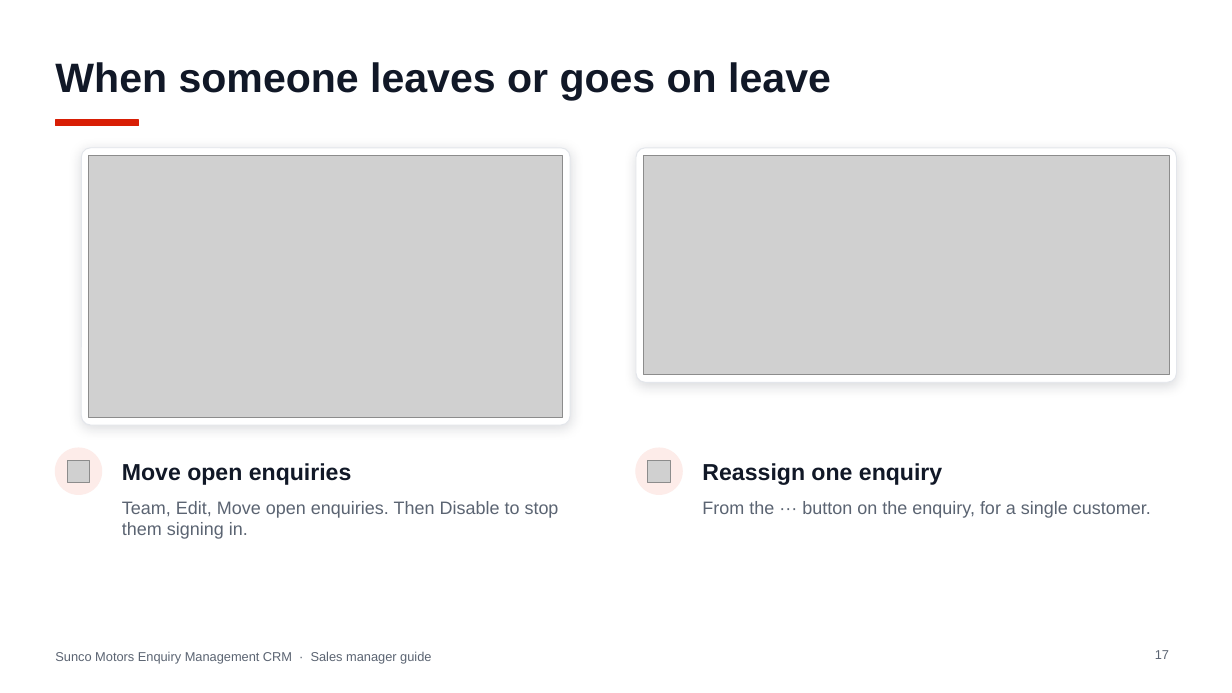
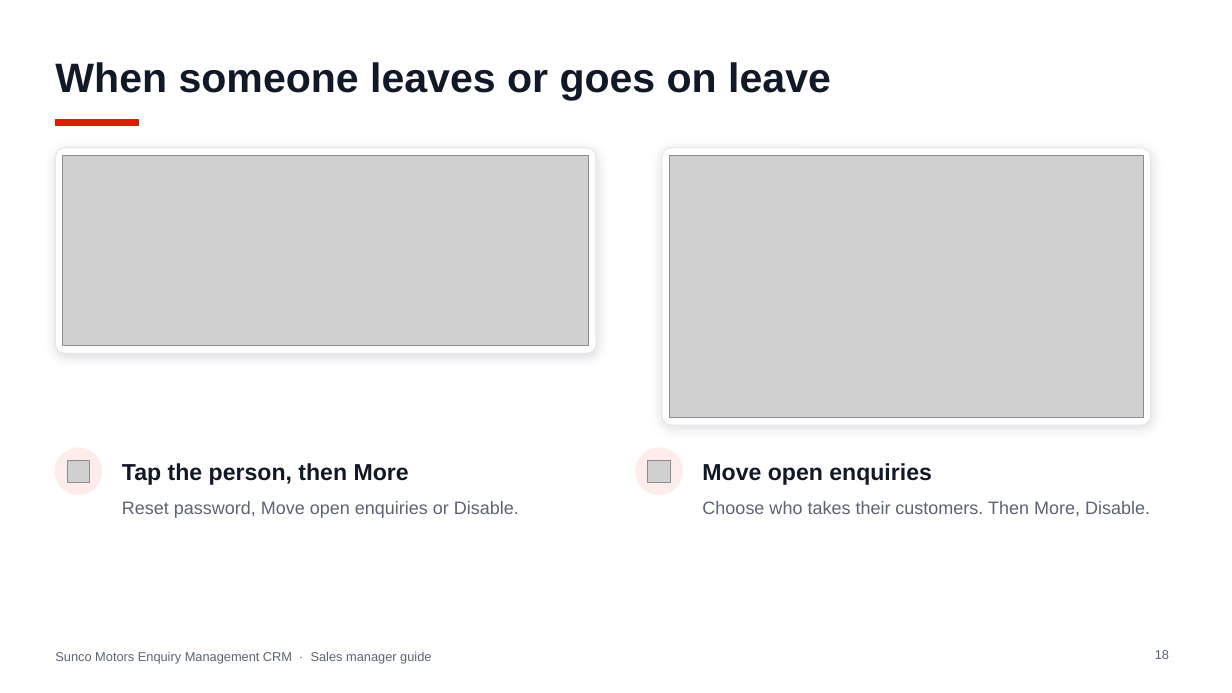
Before and after one commit to jakeeeecurran/walkin-management, a slide deck: slide 18 of docs/training/Sunco-Motors-Enquiry-CRM-Sales-Manager-Guide.pptx (slide 17 before the commit). Drawn at 1232x693 pixels with LibreOffice and Linux fonts; fonts in the diff are those of the drawing; grey boxes stand for pictures. Boxes give left, top, right and bottom in pixels: in the first picture for what was removed or moved away, otherwise in the second. Text is boxed around its words. In the diff, an @@ line names an element or a change of style, - is before the commit and + after.

```diff
--- a/docs/training/Sunco-Motors-Enquiry-CRM-Sales-Manager-Guide.pptx
+++ b/docs/training/Sunco-Motors-Enquiry-CRM-Sales-Manager-Guide.pptx
@@ rounded rectangle at (55, 148, 596, 353): proportions changed @@
@@ rounded rectangle: place and size @@
-rounded rectangle at (81, 148, 570, 425)
+rounded rectangle at (55, 148, 596, 353)
@@ rounded rectangle: place and size @@
-rounded rectangle at (636, 148, 1177, 383)
+rounded rectangle at (662, 148, 1151, 425)
@@ rounded rectangle at (662, 148, 1151, 425): proportions changed @@
@@ picture: place and size @@
-picture at (89, 155, 563, 418)
+picture at (63, 155, 589, 346)
@@ picture: place and size @@
-picture at (643, 155, 1169, 375)
+picture at (669, 155, 1143, 418)
@@ text at (122, 463, 409, 485): text changed @@
-Move open enquiries
+Tap the person, then More
@@ text at (702, 463, 932, 485): text changed @@
-Reassign one enquiry
+Move open enquiries
@@ text at (122, 501, 519, 518): text changed @@
-Team, Edit, Move open enquiries. Then Disable to stop them signing in.
+Reset password, Move open enquiries or Disable.
@@ text at (702, 501, 1150, 516): text changed @@
-From the ··· button on the enquiry, for a single customer.
+Choose who takes their customers. Then More, Disable.
@@ page number at (1155, 650, 1169, 659): text changed @@
-17
+18
```
Also in this commit, not shown: 6 other slides changed, 6 slides added, 4 other files.
